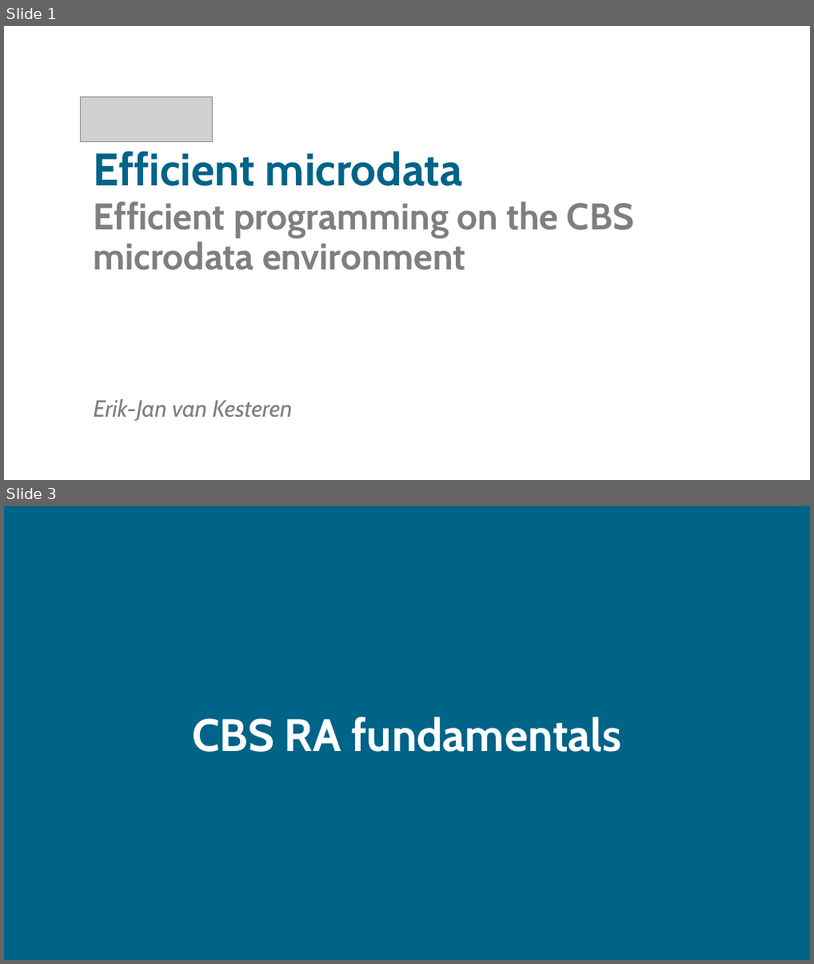
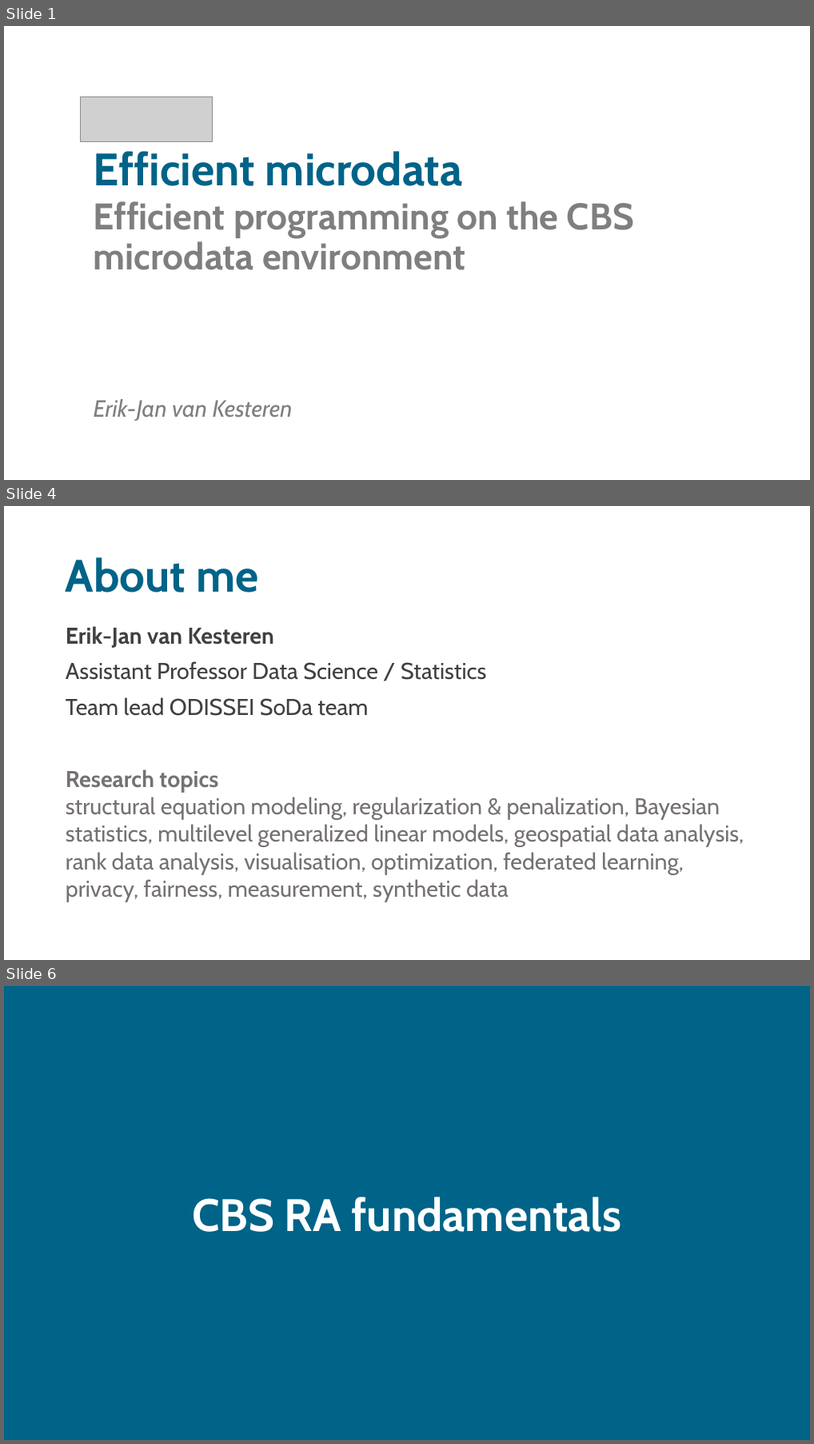
Before and after one commit to sodascience/workshop_efficient_microdata, a slide deck: efficient_microdata.pptx. Shown one above the other, each under a label of ours: slides 1 and 3 before the commit, slides 1, 4 and 6 after it; the slides between them are not shown. The pictures are 814x964 and 814x1444 pixels, drawn with LibreOffice and Linux fonts; fonts in the diff are those of the drawing; grey boxes stand for pictures. Boxes give left, top, right and bottom in pixels: in the first picture for what was removed or moved away, otherwise in the second. Text is boxed around its words. In the diff, an @@ line names an element or a change of style, - is before the commit and + after.

```diff
--- a/efficient_microdata.pptx
+++ b/efficient_microdata.pptx
@@ slide 4 added at (4,506,810,960), background #FFFFFF @@
@@ title added at (66,557,258,592), 54 pt, text #006388, bold @@
+About me
@@ text added at (66,626,744,902), 27.2 pt, text #767171 @@
+Erik-Jan van Kesteren
+Assistant Professor Data Science / Statistics
+Team lead ODISSEI SoDa team
+Research topics
+structural equation modeling, regularization & penalization, Bayesian statistics, multilevel generalized linear models, geospatial data analysis, rank data analysis, visualisation, optimization, federated learning, privacy, fairness, measurement, synthetic data
@@ what was slide 3 is now slide 6 @@
```
Also in this commit, not shown: 2 slides changed, 4 other slides added, 1 slide removed, 2 other files.
